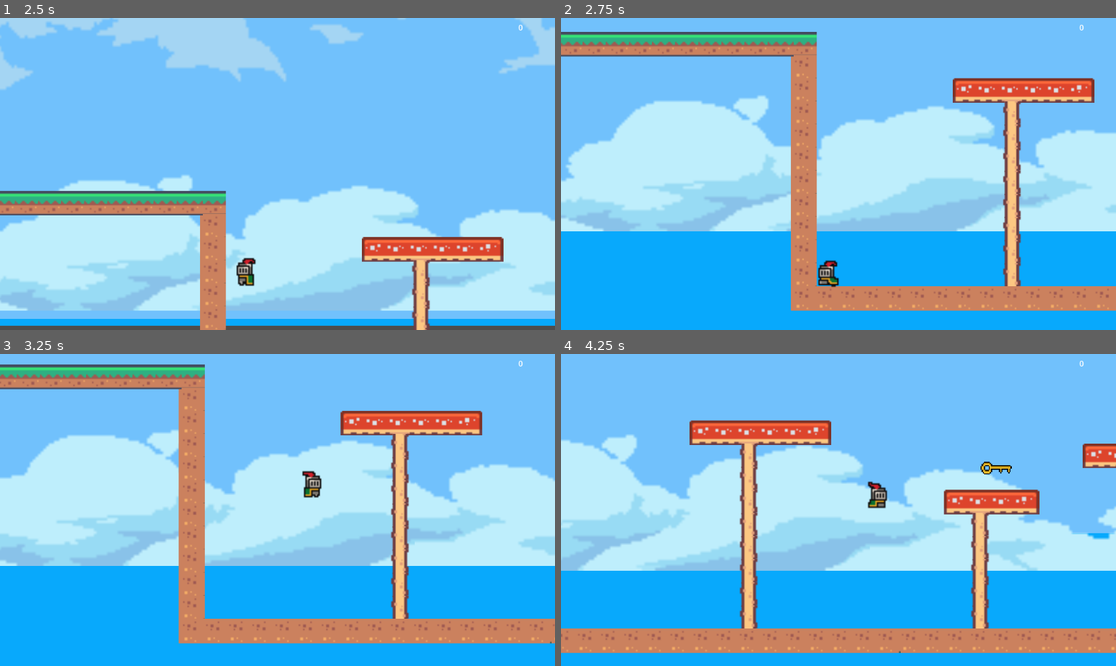
Above: before the commit, frames 1-4 (two rows, left to right).
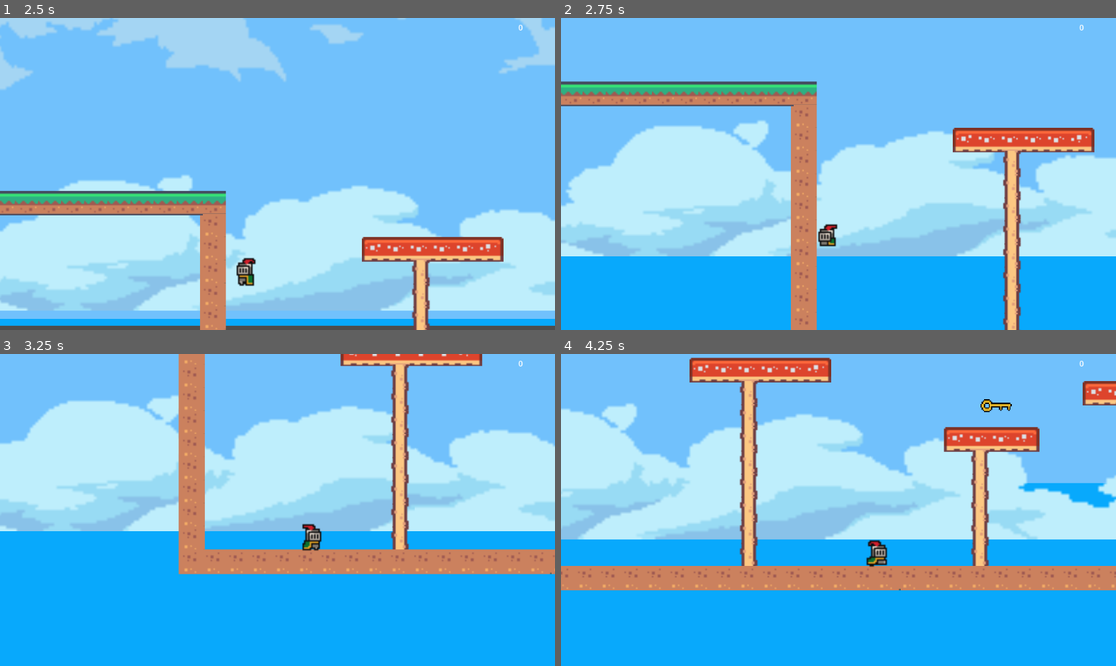
Above: after the commit, the same moments.

Repository: klaswell16/juicy_playformer
Game: Godot game, scene res://scenes/p_level_1.tscn
The game is run twice, just before and just after one commit, with the same random seed, the same clock (stepped at 60 frames per second) and the same inputs.
Inputs:
- Up to frame 1 (2.5 s): hold D (right) 0.53-2.03 s; tap Space (jump) at 0.6, 0.77, 1.07, 1.35, 1.52, 1.82, 2.1 s; hold A (left) from 2.03 s (still down)
- Up to frame 2 (2.75 s): keep holding A (left)
- Up to frame 3 (3.25 s): release A (left) at 2.78 s; hold D (right) from 2.78 s (still down); tap Space (jump) at 2.85, 3.02 s
- Up to frame 4 (4.25 s): keep holding D (right); tap Space (jump) at 3.32, 3.6, 3.77, 4.07 s

Frame 1 is identical in both runs. In frame 2, 41% of the frame differs, in the area x 0-100%, y 4-100%; in frame 3, 44%; in frame 4, 51%, in the area x 0-100%, y 1-96%.

Commit message:
Add wall jump and animation

Diff:
--- a/platformer_player_frames.tres
+++ b/platformer_player_frames.tres
@@ -17,6 +17,10 @@
 [sub_resource type="AtlasTexture" id="AtlasTexture_s41x2"]
 atlas = ExtResource("1_sdk4b")
 region = Rect2(96, 0, 32, 32)
+
+[sub_resource type="AtlasTexture" id="AtlasTexture_wnbge"]
+atlas = ExtResource("1_sdk4b")
+region = Rect2(64, 160, 32, 32)
 
 [sub_resource type="AtlasTexture" id="AtlasTexture_sdk4b"]
 atlas = ExtResource("1_sdk4b")
@@ -84,11 +88,6 @@
 
 [resource]
 animations = [{
-"frames": [],
-"loop": true,
-"name": &"attack",
-"speed": 5.0
-}, {
 "frames": [{
 "duration": 1.0,
 "texture": SubResource("AtlasTexture_4nq8g")
@@ -104,6 +103,14 @@
 }],
 "loop": true,
 "name": &"default",
+"speed": 5.0
+}, {
+"frames": [{
+"duration": 1.0,
+"texture": SubResource("AtlasTexture_wnbge")
+}],
+"loop": true,
+"name": &"on_wall",
 "speed": 5.0
 }, {
 "frames": [{
--- a/scenes/platformer_player.tscn
+++ b/scenes/platformer_player.tscn
@@ -19,7 +19,7 @@
 
 [node name="AnimatedSprite2D" type="AnimatedSprite2D" parent="."]
 sprite_frames = ExtResource("2_js0t1")
-animation = &"run"
+animation = &"on_wall"
 autoplay = "default"
 
 [node name="Animator" type="Node2D" parent="." node_paths=PackedStringArray("animated_sprite")]
--- a/scripts/platformer_animator.gd
+++ b/scripts/platformer_animator.gd
@@ -2,12 +2,21 @@
 
 var speed = 0
 var on_ground = false
+var is_sliding = false
 @export var animated_sprite : AnimatedSprite2D
 
 
 # Called every frame. 'delta' is the elapsed time since the previous frame.
 func _process(delta: float) -> void:
-	if speed > .2 and on_ground:
-		animated_sprite.play("run")
+	if is_sliding:
+		animated_sprite.play("on_wall")
+
+	elif on_ground:
+		if speed > 0.2:
+			animated_sprite.play("run")
+		else:
+			animated_sprite.play("default")
+
 	else:
-		animated_sprite.play("default")
+		# You might want separate "jump" and "fall" animations later
+		animated_sprite.play("default")  # or "jump" if you have it
--- a/scripts/platformer_player.gd
+++ b/scripts/platformer_player.gd
@@ -5,15 +5,43 @@
 const GRAVITY = 980.0
 
 @onready var jump_sound = $JumpSound
+
+const WALL_JUMP_VELOCITY = Vector2(400, -450)
+const WALL_SLIDE_SPEED = 100.0  # Max fall speed when sliding
+var max_wall_jumps = 1
+var wall_jumps_remaining = 0
+var is_wall_sliding = false
+var last_wall_normal = 0
+
 func _physics_process(delta: float) -> void:
 	# Add gravity
 	if not is_on_floor():
 		velocity.y += GRAVITY * delta
+	# Reset wall jump
+	if is_on_floor():
+		wall_jumps_remaining = max_wall_jumps
+		is_wall_sliding = false
+
+	if is_on_wall() and not is_on_floor() and velocity.y > 0:
+		is_wall_sliding = true
+		velocity.y = min(velocity.y, WALL_SLIDE_SPEED)
+		last_wall_normal = get_wall_normal().x
+	else:
+		is_wall_sliding = false
+
 
 	# Handle jump
-	if Input.is_action_just_pressed("jump") and is_on_floor():
-		jump_sound.play()
-		velocity.y = JUMP_VELOCITY
+	if Input.is_action_just_pressed("jump"):
+		if is_on_floor():
+			wall_jumps_remaining = max_wall_jumps
+			jump_sound.play()
+			velocity.y = JUMP_VELOCITY
+		elif is_wall_sliding and wall_jumps_remaining > 0:
+			velocity.x = WALL_JUMP_VELOCITY.x * -last_wall_normal
+			velocity.y = WALL_JUMP_VELOCITY.y
+			wall_jumps_remaining -= 1
+			is_wall_sliding = false
+			jump_sound.play()
 
 	# Get input direction
 	var direction := Input.get_axis("left", "right")
@@ -28,6 +56,7 @@
 
 	$Animator.speed = abs(velocity.x)
 	$Animator.on_ground = is_on_floor()
+	$Animator.is_sliding = is_wall_sliding
 
 	# Move and handle collisions
 	move_and_slide()
Not shown: 1 places in platformer_player_frames.tres that only renumber resources
